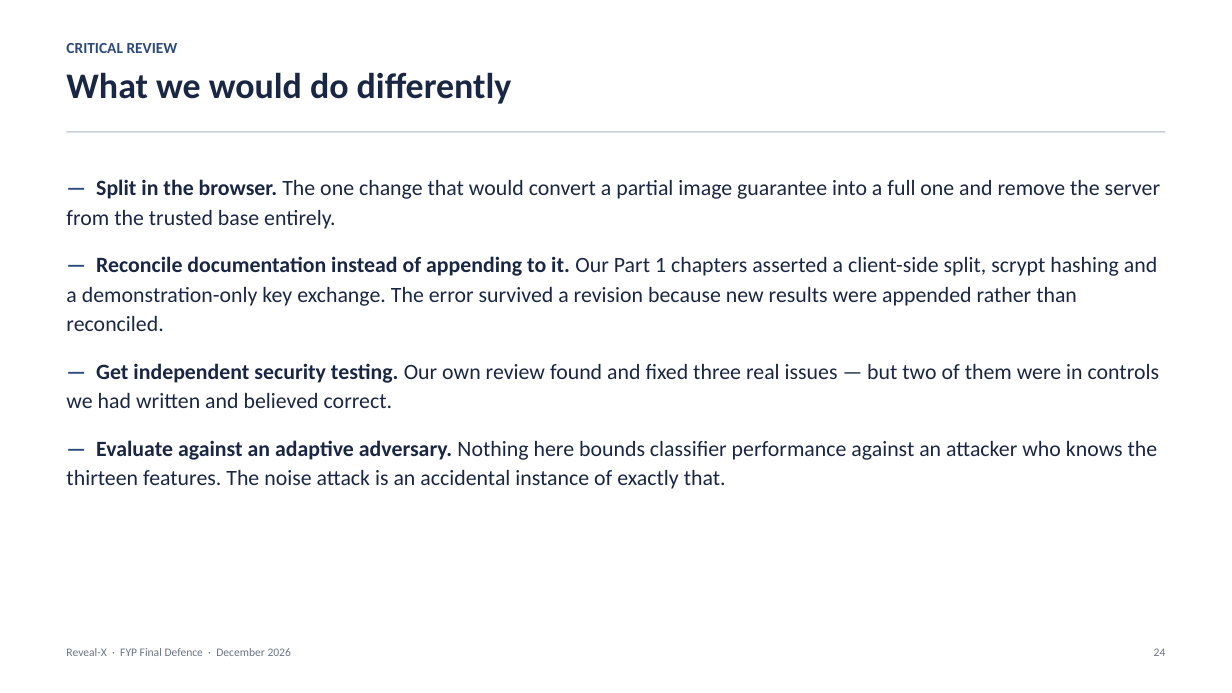
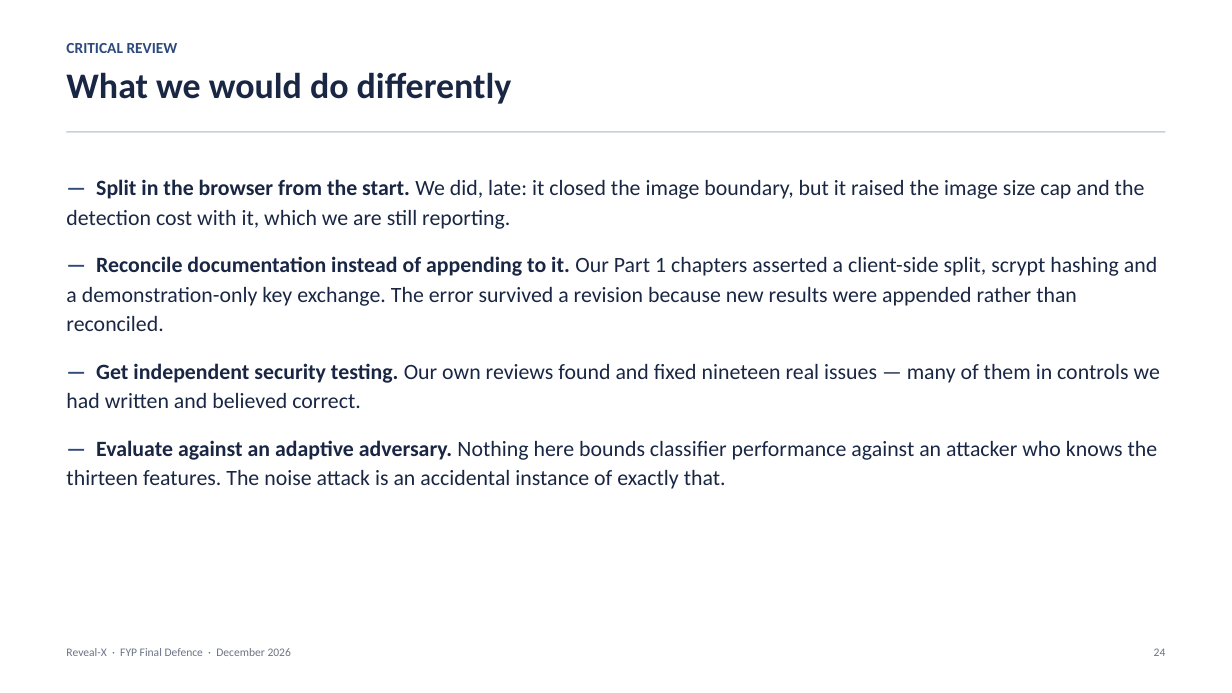
Before and after one commit to 1337PAIN/Reveal-X-chat, a slide deck: slide 24 of Reveal-X_FYP_Presentation.pptx. Drawn at 1232x693 pixels with LibreOffice and Linux fonts; fonts in the diff are those of the drawing. Boxes give left, top, right and bottom in pixels: in the first picture for what was removed or moved away, otherwise in the second. Text is boxed around its words. In the diff, an @@ line names an element or a change of style, - is before the commit and + after.

```diff
--- a/Reveal-X_FYP_Presentation.pptx
+++ b/Reveal-X_FYP_Presentation.pptx
@@ text at (x1=66, y1=179, x2=1145, y2=229): text changed @@
-— Split in the browser. The one change that would convert a partial image guarantee into a full one and remove the server from the trusted base entirely.
+— Split in the browser from the start. We did, late: it closed the image boundary, but it raised the image size cap and the detection cost with it, which we are still reporting.
@@ text at (x1=66, y1=363, x2=1160, y2=408): text changed @@
-— Get independent security testing. Our own review found and fixed three real issues — but two of them were in controls we had written and believed correct.
+— Get independent security testing. Our own reviews found and fixed nineteen real issues — many of them in controls we had written and believed correct.
```
Also in this commit, not shown: 7 other slides changed, 4 other files.
